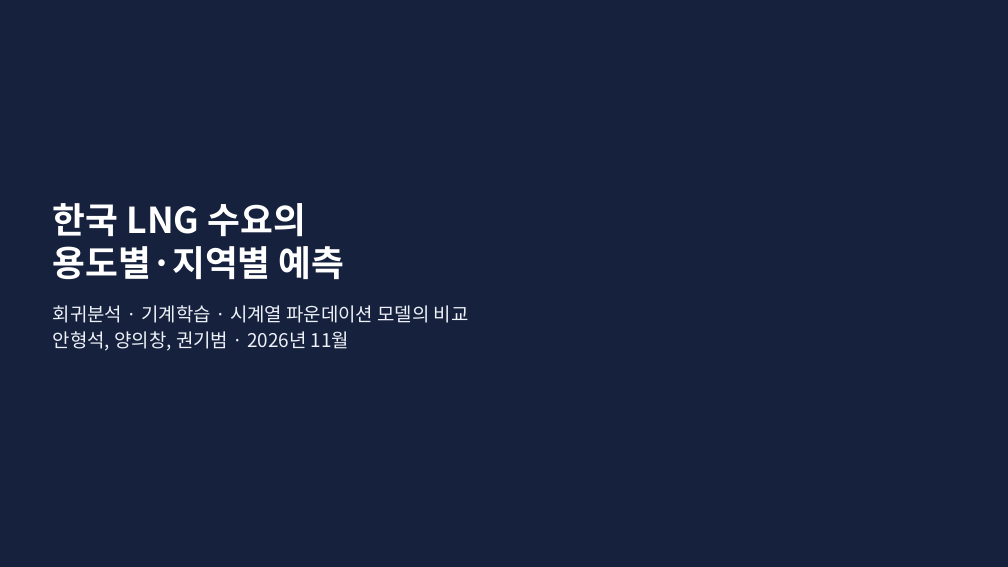
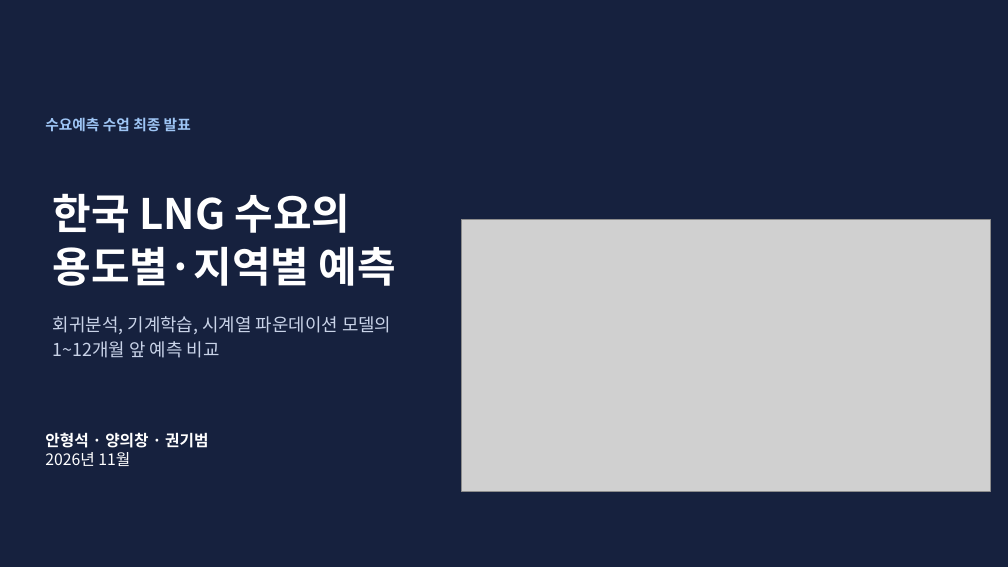
Before and after one commit to seoki0804/LNG_D_F, a slide deck: slide 1 of korea/report/한국_LNG_수요예측_발표.pptx. Drawn at 1008x567 pixels with LibreOffice and Linux fonts; fonts in the diff are those of the drawing; grey boxes stand for pictures. Boxes give left, top, right and bottom in pixels: in the first picture for what was removed or moved away, otherwise in the second. Text is boxed around its words. In the diff, an @@ line names an element or a change of style, - is before the commit and + after.

```diff
--- a/korea/report/한국_LNG_수요예측_발표.pptx
+++ b/korea/report/한국_LNG_수요예측_발표.pptx
@@ text added at (45, 117, 191, 132), 14 pt, text #9EC5F4, bold @@
+수요예측 수업 최종 발표
@@ title "한국 LNG 수요의": place and size @@
-title "한국 LNG 수요의" at (53, 203, 345, 279)
+title "한국 LNG 수요의" at (53, 193, 396, 286)
@@ title "한국 LNG 수요의" at (53, 193, 396, 286): size 34 to 40 pt; line spacing 1 to 1.05 @@
@@ picture added at (461, 219, 991, 492) @@
@@ text at (53, 316, 391, 358): text changed; size 18 to 17 pt; text colour #EEF1F7 to #C9D3E8 @@
-회귀분석 · 기계학습 · 시계열 파운데이션 모델의 비교
-안형석, 양의창, 권기범 · 2026년 11월
+회귀분석, 기계학습, 시계열 파운데이션 모델의
+1~12개월 앞 예측 비교
@@ text added at (45, 432, 208, 466), 15 pt, text #FFFFFF, bold @@
+안형석 · 양의창 · 권기범
+2026년 11월
```
Also in this commit, not shown: 8 other slides changed, 24 slides added, 10 slides removed, 30 other files.
